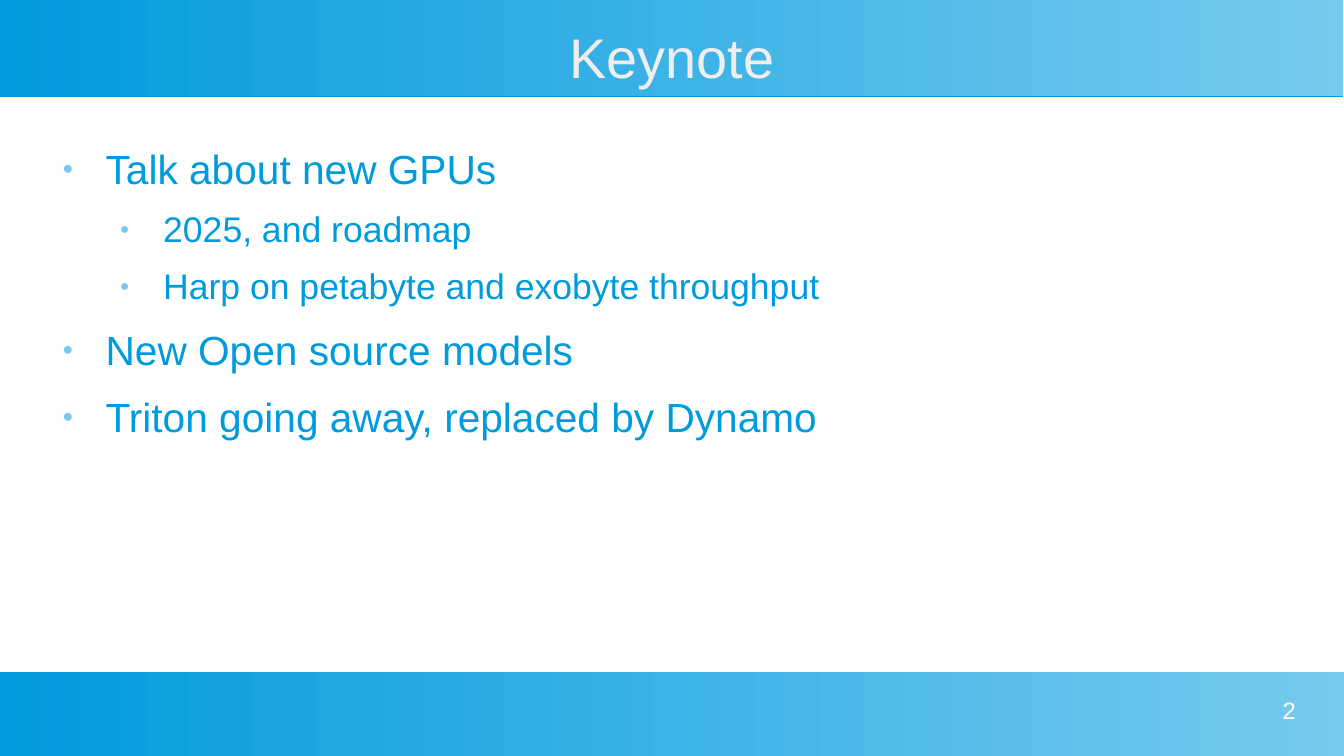
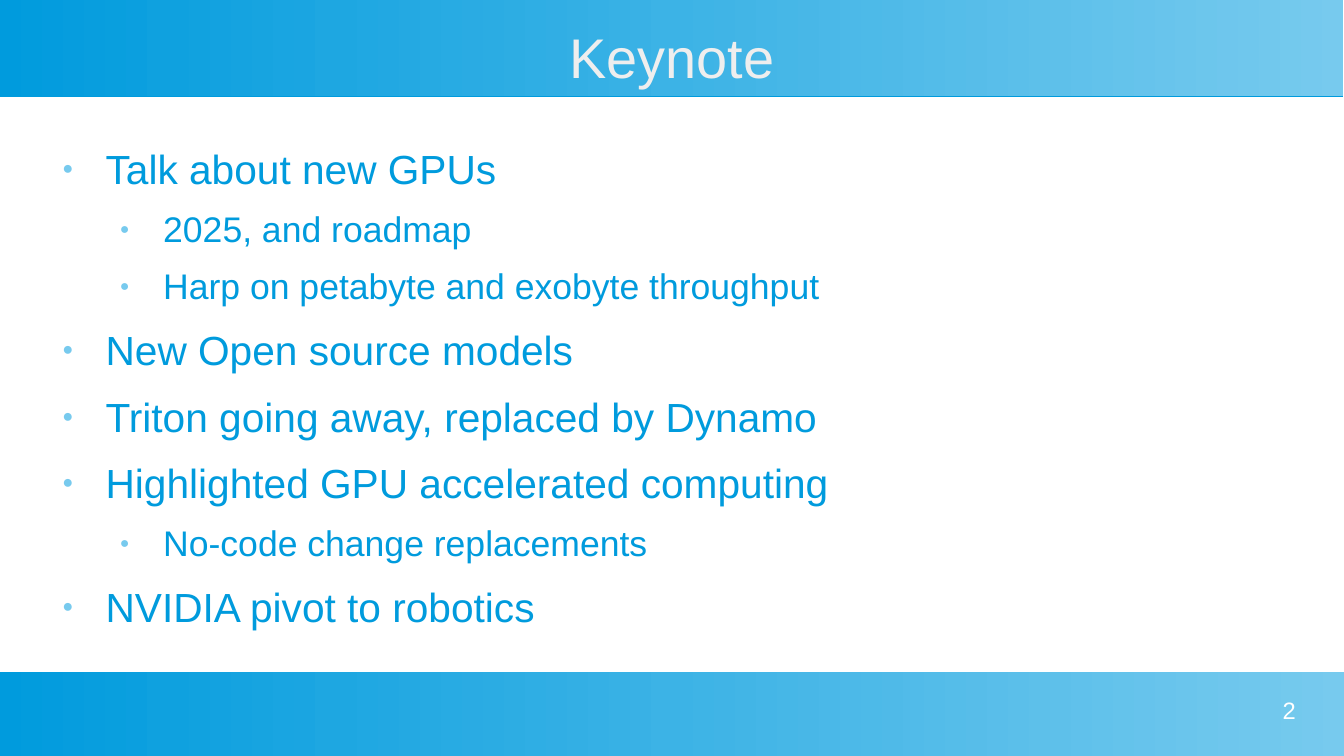
Before and after one commit to Justingunnh/gtc_2025, a slide deck: slide 2 of gtc_2025.odp. Drawn at 1344x756 pixels with LibreOffice and Linux fonts; fonts in the diff are those of the drawing. Boxes give left, top, right and bottom in pixels: in the first picture for what was removed or moved away, otherwise in the second. Text is boxed around its words. In the diff, an @@ line names an element or a change of style, - is before the commit and + after.

```diff
--- a/gtc_2025.odp
+++ b/gtc_2025.odp
@@ text at [106, 468, 828, 630]: paragraphs added @@
+● Highlighted GPU accelerated computing
+  ● No-code change replacements
+● NVIDIA pivot to robotics
```
Also in this commit, not shown: 8 slides added, 1 slide removed, 17 other files.
